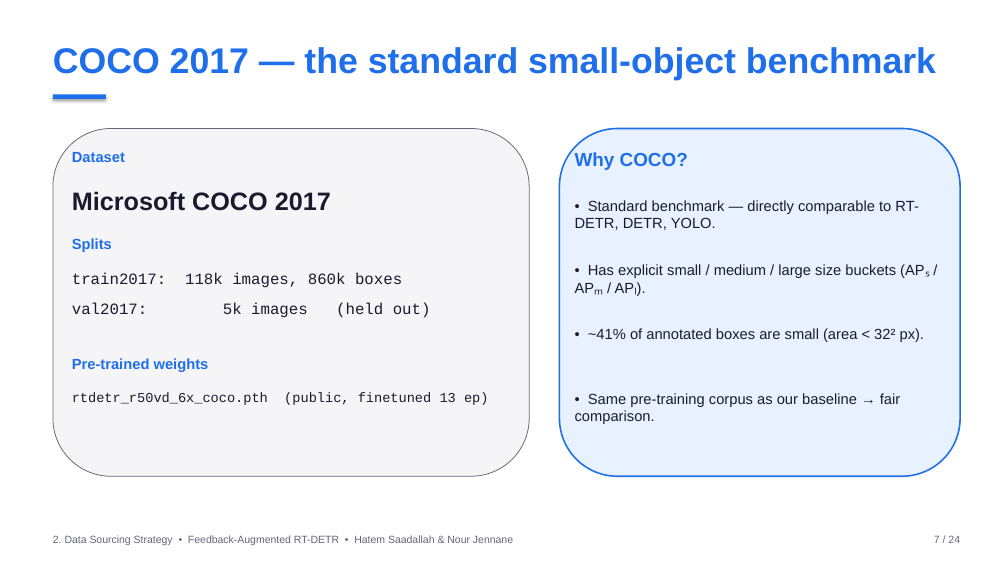
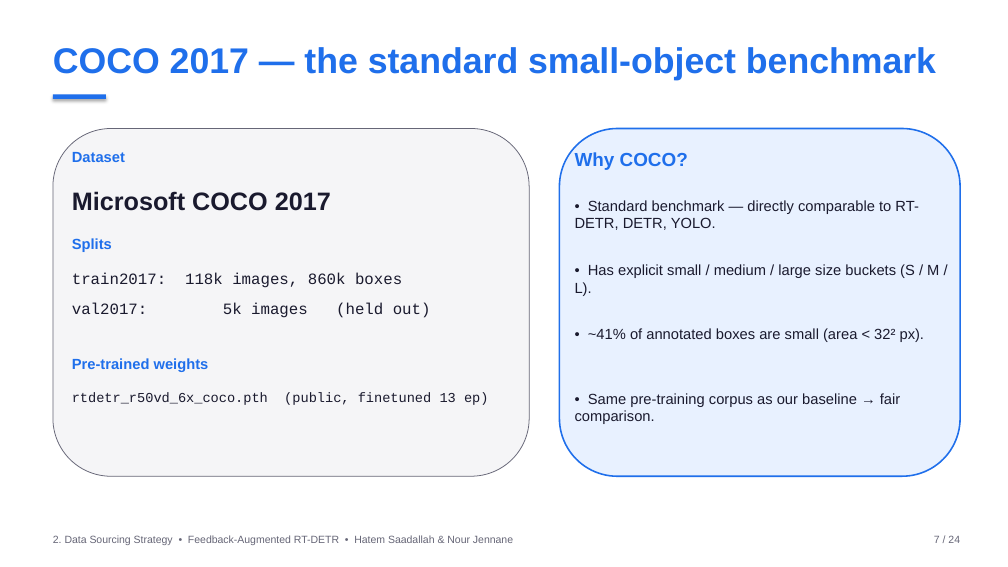
Before and after one commit to HatemSaadallah/feedback-augmented-rtdetr, a slide deck: slide 7 of presentation/feedback_rtdetr_presentation.pptx. Drawn at 1008x567 pixels with LibreOffice and Linux fonts; fonts in the diff are those of the drawing. Boxes give left, top, right and bottom in pixels: in the first picture for what was removed or moved away, otherwise in the second. Text is boxed around its words. In the diff, an @@ line names an element or a change of style, - is before the commit and + after.

```diff
--- a/presentation/feedback_rtdetr_presentation.pptx
+++ b/presentation/feedback_rtdetr_presentation.pptx
@@ text at [575,264,939,296]: text changed @@
-• Has explicit small / medium / large size buckets (APₛ / APₘ / APₗ).
+• Has explicit small / medium / large size buckets (S / M / L).
```
Also in this commit, not shown: 8 other slides changed, 3 other files.
